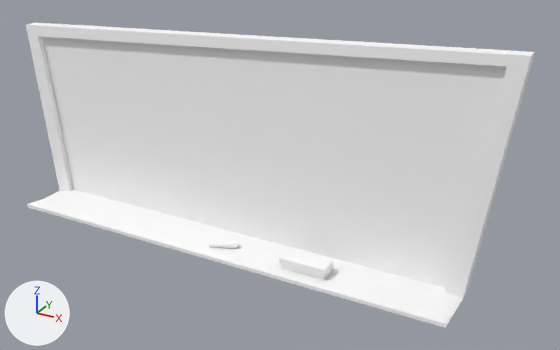
The OBJ model InherentGames/assets/raw/chalkboard.obj: old version first, new version second.
Camera for both pictures: a 50 mm lens placed at (8.24, -13.55, 8.63), pointed at (0.85, -0.12, 1.92). The axes (+X, +Y, +Z) are drawn at lower left. The lights are the same throughout. Where no turn or scale is listed for an object, it has been applied to the vertices.

The older version as bpy lines, for what is in view:
```python
mat_initialshadinggroup = principled_material('initialShadingGroup')
mat_initialshadinggroup.base_color = (1.0, 1.0, 1.0)  # white #ffffff
mat_initialshadinggroup.roughness = 1.0
me_chalkboard = bpy.data.meshes.new('chalkboard')
me_chalkboard.from_pydata(...)  # 70 vertices, 76 faces; spans x -6.31..5.73, y -1.14..0.3, z 0.0..5.14
me_chalkboard.materials.append(mat_initialshadinggroup)  # white #ffffff
ob_chalkboard = bpy.data.objects.new('chalkboard', me_chalkboard)
ob_chalkboard.location = (0.0, 0.0, 0.0)
```
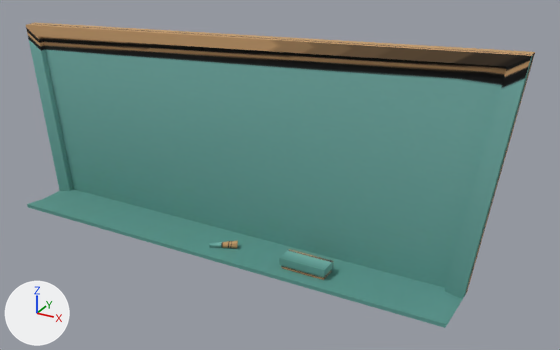
What differs and where, as boxes [x1, y1, x2, y2] in the pictures (560 x 350 px):
'chalkboard', surface changed (white to cyan)
    both: [26, 22, 535, 328]

The change, as a list of edits to the scene's bpy script:
```text
Add img_uv_chalkboard_jpg:
    img_uv_chalkboard_jpg = load_image('UV_chalkboard.jpg', 'UV_chalkboard.jpg', 512, 512, 'sRGB')
Change mat_initialshadinggroup:
    remove mat_initialshadinggroup.base_color = (1.0, 1.0, 1.0)  # white #ffffff
    add mat_initialshadinggroup.texture = img_uv_chalkboard_jpg
```
